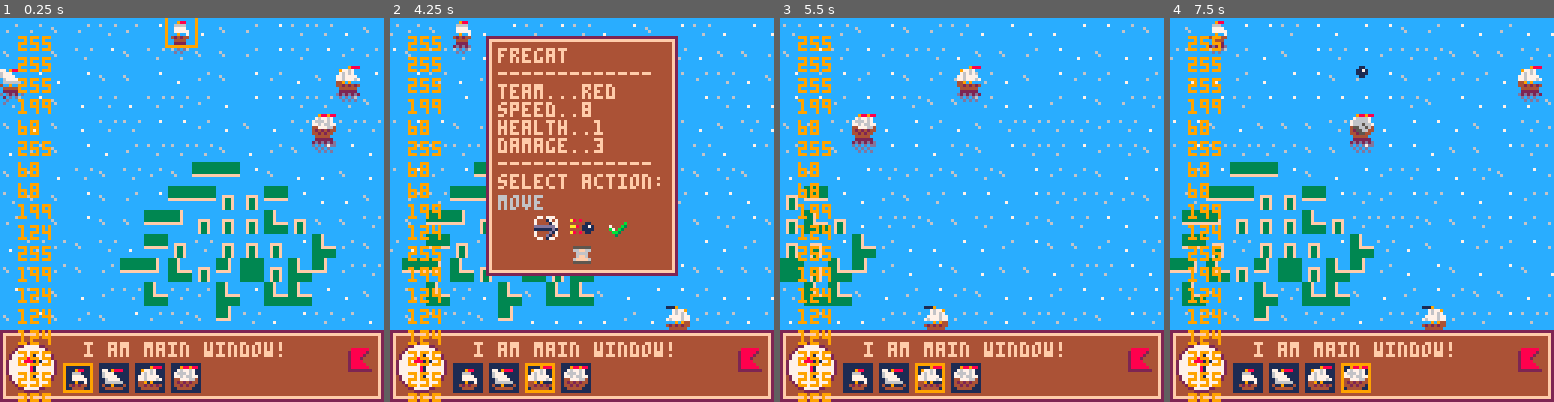
Above: before the commit, frames 1-4 (left to right).
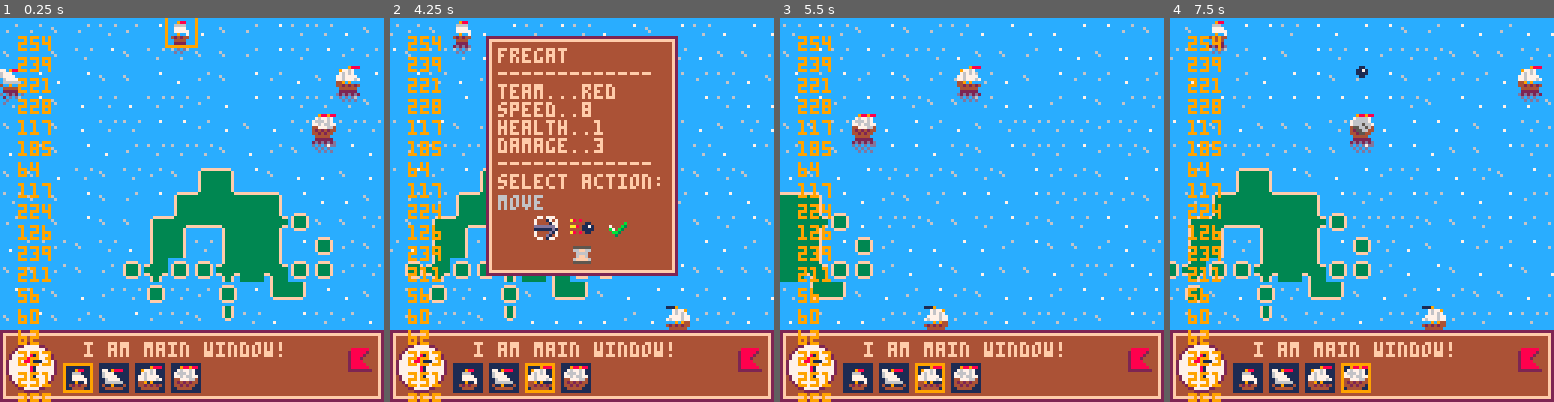
Above: after the commit, the same moments.

Repository: AndreyMakuhin/Admiral
Game: PICO-8 cartridge admiral.p8
The game is run twice, just before and just after one commit, with the same random seed, the same clock (stepped at 60 frames per second) and the same inputs.
Inputs (mouse positions are in pixels of both pictures, inside the frame that each line leads up to):
- Up to frame 1 (0.25 s): no input
- Up to frame 2 (4.25 s): tap X (X key) at 0.33, 1.07, 1.85, 2.97, 4.08 s; click (670, 121) at 0.67 s; tap O (Z key) at 0.7, 1.7, 2.1, 2.5, 2.9, 3.3, 3.7, 4.1 s; click (436, 267) at 1.22 s; hold Right 1.6-2.1 s; click (497, 114) at 1.77 s; hold Up 2.15-2.42 s; click (562, 259) at 2.32 s; hold Right 2.47-3.03 s; click (624, 106) at 2.87 s; hold Left 3.08-3.58 s; click (685, 256) at 3.42 s; hold Down 3.63-3.97 s; click (451, 102) at 3.97 s; hold Right from 4.02 s (still down)
- Up to frame 3 (5.5 s): tap O (Z key) at 4.5, 4.9, 5.3 s; click (902, 248) at 4.52 s; release Right at 4.68 s; hold Up 4.73-5.03 s; click (964, 94) at 5.07 s; hold Left from 5.08 s (still down); tap X (X key) at 5.2 s
- Up to frame 4 (7.5 s): click (1419, 244) at 5.62 s; release Left at 5.68 s; tap O (Z key) every 0.4 s from 5.7 to 7.3 s; hold Down 5.73-6.03 s; hold Right 6.08-6.58 s; click (1481, 90) at 6.17 s; tap X (X key) at 6.32, 7.43 s; hold Right 6.63-7.13 s; click (1246, 236) at 6.72 s; hold Up 7.18-7.45 s; click (1308, 83) at 7.27 s

The runs differ from the first frame. In frame 1, 10% of the frame differs, in the area x 4-88%, y 4-96%; in frame 2, 5.2%; in frame 3, 4.2%; in frame 4, 9.4%.

Commit message:
many-many digits

Diff:
--- a/admiral.p8
+++ b/admiral.p8
@@ -1,5 +1,5 @@
 pico-8 cartridge // http://www.pico-8.com
-version 29
+version 18
 __lua__
 --game for batleships
 --a.makuhin 2022
@@ -669,7 +669,100 @@
 	local signs=getsign(isl)
 	for i=1,#isl do
 		local tle={x=isl[i].x,y=isl[i].y}
-		local ch=128+(signs[i])%21
+		local ch=149
+		local s=signs[i]
+		if s==255 then
+		 ch=128
+		elseif s==28 or s==30 or s==60 or s==156 or
+									s==62 or s==158 or s==188 or s==190 then
+			ch=135
+		elseif s==7 or s==15 or s==39 or s==135 or
+									s==47 or s==143 or s==167 or s==175 then
+			ch=136
+		elseif s==193 or s==195 or s==201 or s==225 or
+									s==203 or s==227 or s==233 or s==235 then
+			ch=133
+		elseif s==112 or s==114 or s==120 or s==240 or
+									s==122 or s==242 or s==248 or s==250 then
+			ch=134
+		elseif s==4 or s==36 or s==132 or s==164 then
+			ch=131
+		elseif s==1 or s==9 or s==33 or s==41 then
+			ch=132
+		elseif s==64 or s==66 or s==72 or s==74 then
+			ch=129
+		elseif s==16 or s==18 or s==144 or s==146 then
+			ch=130
+		elseif s==95 then
+		 ch=143
+		elseif s==215 then
+			ch=144
+		elseif s==245 then
+		 ch=141
+		elseif s==125 then
+		 ch=142
+		elseif s==223 then
+			ch=138
+		elseif s==247 then
+		 ch=139
+		elseif s==253 then
+		 ch=140
+		elseif s==127 then
+		 ch=137
+		elseif s==85 then
+		 ch=150
+		elseif s==81 then
+		 ch=169
+		elseif s==84 then
+		 ch=170
+		elseif s==21 then
+		 ch=171
+		elseif s==69 then
+		 ch=172
+		elseif s==209 then
+		 ch=155
+		elseif s==116 then
+		 ch=156
+		elseif s==29 then
+		 ch=157
+		elseif s==71 then
+		 ch=158
+		elseif s==113 then
+		 ch=151
+		elseif s==92 then
+		 ch=152
+		elseif s==23 then
+		 ch=153
+		elseif s==197 then
+		 ch=154
+		elseif s==87 then
+		 ch=159
+		elseif s==213 then
+		 ch=160
+		elseif s==117 then
+		 ch=161
+		elseif s==93 then
+		 ch=162
+		elseif s==119 then
+		 ch=163
+		elseif s==221 then
+		 ch=164
+		elseif s==68 then
+		 ch=173
+		elseif s==17 then
+		 ch=174
+		elseif s==31 or s==63 or s==159 or s==95 then
+		 ch=145
+		elseif s==199 or s==207 or s==231 or s==239 then
+		 ch=148
+		elseif s==241 or s==243 or s==249 or s==251 then
+		 ch=147
+		elseif s==124 or s==126 or s==252 or s==254 then
+		 ch=146
+		else
+		 --ch=150
+		end
+
 		mset(tle.x,tle.y,ch)
 		--debug[i]=tle[1].." "..tle[2]
 	end
@@ -682,7 +775,7 @@
  	local sign=0
  	for j=1,8 do
 			local m=fget(mget(arr[i].x+gdx[j],
-			arr[i].y+gdx[j]),7)
+			arr[i].y+gdy[j]),7)
 			m=m==true and 1 or 0
 			m=shl(m,8-j)
 			sign=bor(sign,m)
@@ -1083,7 +1176,7 @@
 
 __gff__
 0001010101000000000000000000000000000000000000000000000000000000818181818181818181000000000000000000000000000000000000000000000000000000000000000000000000000000000000000000000000000000000000000000000000000000000000000000000000000000000000000000000000000000
-0101010101010101010101010101010101010101010100000000000000000000000000000000000000000000000000000000000000000000000000000000000000000000000000000000000000000000000000000000000000000000000000000000000000000000000000000000000000000000000000000000000000000000
+0101010101010101010101010101010101010101010101010101010101010101010101010101010101010101010101000000000000000000000000000000000000000000000000000000000000000000000000000000000000000000000000000000000000000000000000000000000000000000000000000000000000000000
 __map__
 1212121212121212121212121212121200000000000000000000000000000000000000000000000000000000000000000000000000000000000000000000000000000000000000000000000000000000000000000000000000000000000000000000000000000000000000000000000000000000000000000000000000000000
 1212121212121212121212121212121200000000000000000000000000000000000000000000000000000000000000000000000000000000000000000000000000000000000000000000000000000000000000000000000000000000000000000000000000000000000000000000000000000000000000000000000000000000
Not shown, changed: 24 lines of the sprite sheet (__gfx__) section of admiral.p8
